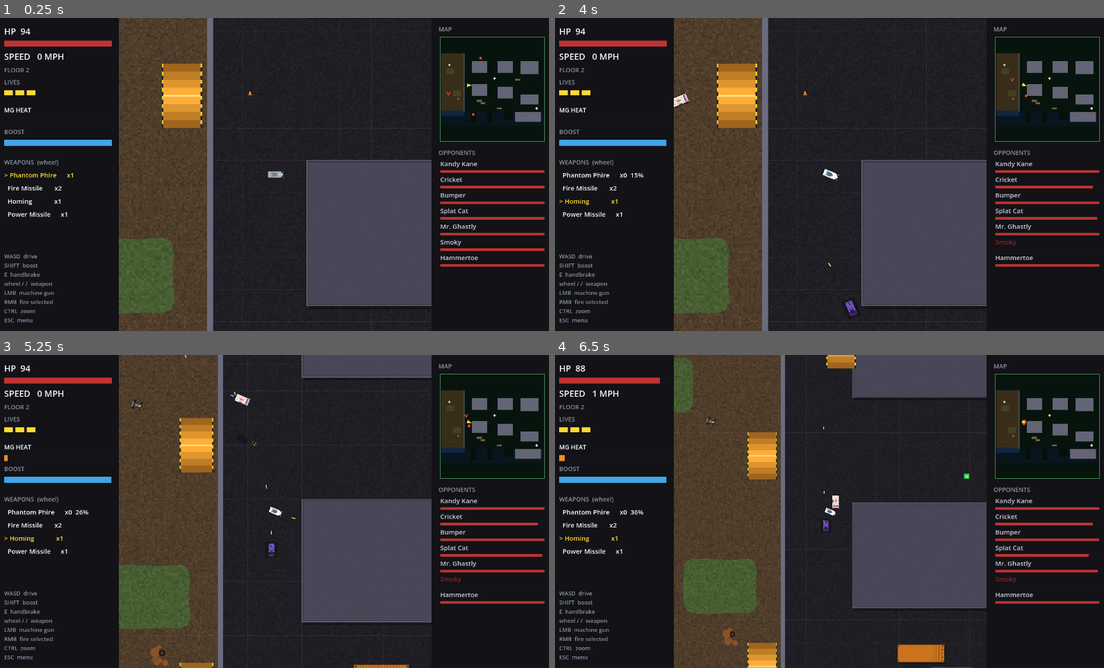
Above: before the commit, frames 1-4 (two rows, left to right).
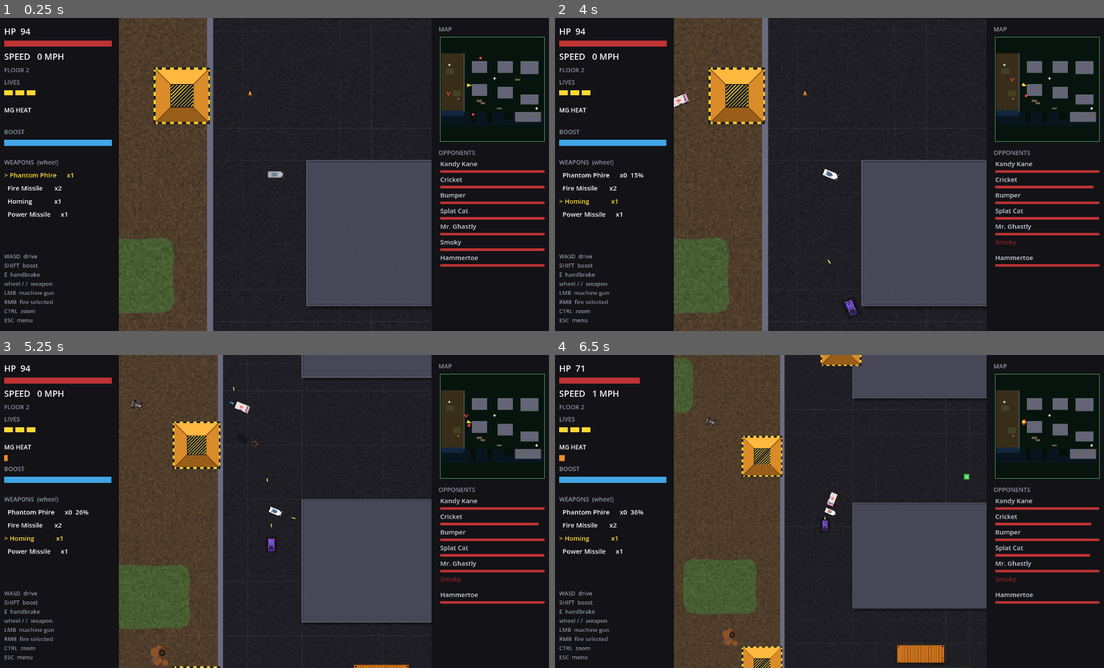
Above: after the commit, the same moments.

Repository: b3p3k0/bentchrome
Game: Godot game, scene res://levels/dock/dock.tscn
Same seed, same stepped clock (60 frames per second), same inputs: the game is played once before the commit and once after it. This scene is started directly instead of the project's main scene.
Inputs (mouse positions are in pixels of both pictures, inside the frame that each line leads up to):
- Up to frame 1 (0.25 s): no input
- Up to frame 2 (4 s): tap Enter (select_confirm) at 0.5 s; move the mouse to (950, 158) at 0.52 s; hold D (move_right) 0.53-1.25 s; tap Shift (boost) at 0.6 s; click (950, 158) at 0.67 s; tap Space at 0.77, 3.77 s; drag from (719, 190) to (620, 130) at 1.27 s; move the mouse to (884, 105) at 2.02 s; hold D (move_right) 2.03-2.75 s; right-click (884, 105) at 2.1 s; drag from (802, 237) to (681, 274) at 2.77 s; move the mouse to (999, 221) at 3.52 s; hold A (move_left) from 3.53 s (still down); tap / (weapon_next) at 3.6 s
- Up to frame 3 (5.25 s): release A (move_left) at 4.25 s; drag from (109, 464) to (406, 570) at 4.27 s; move the mouse to (301, 511) at 5.02 s; hold E (handbrake) from 5.03 s (still down); tap Ctrl (zoom_toggle) at 5.1 s; click (301, 511) at 5.17 s
- Up to frame 4 (6.5 s): release E (handbrake) at 5.75 s; drag from (747, 433) to (675, 549) at 5.77 s

The runs differ from the first frame. In frame 1, 1.9% of the frame differs, in the area x 27-39%, y 14-36%; in frame 2, 1.9%; in frame 3, 1.7%; in frame 4, 2.8%, in the area x 3-100%, y 0-100%.

Commit message:
Card 1: ramps stop pointing — every launcher becomes a caution pyramid
Ramps always fired from any direction; now they look it. ramp.gd repaints as
a truncated four-sided pyramid: sunlit north face, shaded south, trapezoid
seams, a hazard-striped border around the FULL perimeter, and the plateau
wears diagonal black/yellow caution paint (Kevin's call — a bright flat top
reads parkable, caution paint reads launcher). All 14 authored ramps across
six levels square up to 224x224; launch mechanics untouched.

Co-Authored-By: Claude Fable 5 <noreply@anthropic.com>

Diff:
--- a/environment/ramp.gd
+++ b/environment/ramp.gd
@@ -2,18 +2,23 @@
 extends Area2D
 ## Launches a vehicle that drives over it into the air (fake depth).
 ## Paint: reads size from the Col rect (building_deco pattern), hides the flat
-## orange Vis, and draws a crowned launcher — gradient bands rising to a bright
-## center ridge with hazard-striped rails. Ramps launch in whatever direction
-## you're moving, so the paint is symmetric along the long axis.
+## orange Vis, and draws a truncated 4-sided pyramid — trapezoid faces rising
+## to a caution-striped plateau, hazard-striped border around the FULL
+## perimeter. Ramps launch in whatever direction you're moving, so the paint
+## is deliberately omnidirectional (authored square); the striped top reads
+## "launcher marker", not a parkable platform.
 
-const BAND_DARK := Color(0.5, 0.3, 0.08)
-const BAND_BRIGHT := Color(1.0, 0.68, 0.22)
-const RIDGE := Color(1.0, 0.92, 0.55)
+const FACE_LIT := Color(1.0, 0.72, 0.25)   # north face — sun from the top
+const FACE_MID := Color(0.85, 0.55, 0.16)  # east/west faces
+const FACE_DARK := Color(0.6, 0.37, 0.1)   # south face
+const SEAM := Color(0.34, 0.2, 0.06)
 const STRIPE_DARK := Color(0.12, 0.12, 0.14)
 const STRIPE_YELLOW := Color(0.95, 0.8, 0.2)
-const BANDS := 4          # gradient steps from each end to the ridge
-const RAIL_W := 6.0       # hazard rail thickness
-const STRIPE_LEN := 16.0
+const RAIL_W := 8.0        # hazard border thickness
+const STRIPE_LEN := 16.0   # border stripe cadence
+const TOP_FRAC := 0.4      # plateau size as a fraction of the footprint
+const TOP_STRIPE_W := 7.0  # caution band width on the plateau
+const TOP_STRIPE_GAP := 14.0
 
 var _size := Vector2.ZERO
 
@@ -35,35 +40,53 @@
 	if _size == Vector2.ZERO:
 		return
 	var half := _size * 0.5
-	var tall := _size.y >= _size.x  # long axis = travel axis
-	var long_half := half.y if tall else half.x
-	# Gradient bands from both ends up to the bright center ridge.
-	for i in BANDS:
-		var t0 := float(i) / BANDS
-		var t1 := float(i + 1) / BANDS
-		var shade := BAND_DARK.lerp(BAND_BRIGHT, t1)
-		var a := long_half * (1.0 - t0)
-		var b := long_half * (1.0 - t1)
-		if tall:
-			draw_rect(Rect2(-half.x, b, _size.x, a - b), shade)
-			draw_rect(Rect2(-half.x, -a, _size.x, a - b), shade)
-		else:
-			draw_rect(Rect2(b, -half.y, a - b, _size.y), shade)
-			draw_rect(Rect2(-a, -half.y, a - b, _size.y), shade)
-	# Center ridge — the lip you leave the ground from.
-	if tall:
-		draw_rect(Rect2(-half.x, -3, _size.x, 6), RIDGE)
-	else:
-		draw_rect(Rect2(-3, -half.y, 6, _size.y), RIDGE)
-	# Hazard rails along the travel edges.
-	var stripes := int((long_half * 2.0) / STRIPE_LEN)
-	for i in stripes:
-		var c := STRIPE_YELLOW if i % 2 == 0 else STRIPE_DARK
-		var s := -long_half + i * STRIPE_LEN
-		var e := minf(s + STRIPE_LEN, long_half)
-		if tall:
-			draw_rect(Rect2(-half.x, s, RAIL_W, e - s), c)
-			draw_rect(Rect2(half.x - RAIL_W, s, RAIL_W, e - s), c)
-		else:
-			draw_rect(Rect2(s, -half.y, e - s, RAIL_W), c)
-			draw_rect(Rect2(s, half.y - RAIL_W, e - s, RAIL_W), c)
+	var inner := half - Vector2(RAIL_W, RAIL_W)
+	var top := half * TOP_FRAC
+	# Four trapezoid faces from the border to the plateau (N E S W).
+	var o := [Vector2(-inner.x, -inner.y), Vector2(inner.x, -inner.y),
+		Vector2(inner.x, inner.y), Vector2(-inner.x, inner.y)]
+	var t := [Vector2(-top.x, -top.y), Vector2(top.x, -top.y),
+		Vector2(top.x, top.y), Vector2(-top.x, top.y)]
+	var face := [FACE_LIT, FACE_MID, FACE_DARK, FACE_MID]
+	for i in 4:
+		var j := (i + 1) % 4
+		draw_colored_polygon(PackedVector2Array([o[i], o[j], t[j], t[i]]), face[i])
+	for i in 4:  # pyramid corner seams
+		draw_line(o[i], t[i], SEAM, 2.0)
+	_draw_caution_top(top)
+	_draw_border(half)
+
+## Plateau: yellow base + 45° black bands, clipped to the rect by walking the
+## family of lines x + y = c and clamping each to the plateau bounds.
+func _draw_caution_top(top: Vector2) -> void:
+	draw_rect(Rect2(-top, top * 2.0), STRIPE_YELLOW)
+	var reach := top.x + top.y
+	var c := -reach + TOP_STRIPE_GAP * 0.5
+	while c < reach:
+		var x0 := maxf(-top.x, c - top.y)
+		var x1 := minf(top.x, c + top.y)
+		if x1 > x0:
+			draw_line(Vector2(x0, c - x0), Vector2(x1, c - x1), STRIPE_DARK, TOP_STRIPE_W)
+		c += TOP_STRIPE_GAP
+	draw_rect(Rect2(-top, top * 2.0), STRIPE_DARK, false, 2.0)
+
+## Hazard border: alternating stripes around all four edges, dark corners.
+func _draw_border(half: Vector2) -> void:
+	for horiz in [true, false]:
+		var run := (half.x if horiz else half.y) * 2.0
+		var stripes := int(run / STRIPE_LEN)
+		for i in stripes:
+			var c := STRIPE_YELLOW if i % 2 == 0 else STRIPE_DARK
+			var s := -(run * 0.5) + i * STRIPE_LEN
+			var e := minf(s + STRIPE_LEN, run * 0.5)
+			if horiz:
+				draw_rect(Rect2(s, -half.y, e - s, RAIL_W), c)
+				draw_rect(Rect2(s, half.y - RAIL_W, e - s, RAIL_W), c)
+			else:
+				draw_rect(Rect2(-half.x, s, RAIL_W, e - s), c)
+				draw_rect(Rect2(half.x - RAIL_W, s, RAIL_W, e - s), c)
+	for corner in [Vector2(-1, -1), Vector2(1, -1), Vector2(1, 1), Vector2(-1, 1)]:
+		var at: Vector2 = corner * half
+		var pos := Vector2(at.x - (RAIL_W if corner.x > 0.0 else 0.0),
+			at.y - (RAIL_W if corner.y > 0.0 else 0.0))
+		draw_rect(Rect2(pos, Vector2(RAIL_W, RAIL_W)), STRIPE_DARK)
--- a/levels/arena/arena.tscn
+++ b/levels/arena/arena.tscn
@@ -99,7 +99,7 @@
 size = Vector2(1152, 128)
 
 [sub_resource type="RectangleShape2D" id="RectangleShape2D_ramp"]
-size = Vector2(160, 256)
+size = Vector2(224, 224)
 
 [node name="Arena" type="Node2D"]
 script = ExtResource("1_arena")
@@ -202,7 +202,7 @@
 
 [node name="Vis" type="Polygon2D" parent="Ramp"]
 color = Color(0.9, 0.55, 0.15, 0.85)
-polygon = PackedVector2Array(-80, -128, 80, -128, 80, 128, -80, 128)
+polygon = PackedVector2Array(-112, -112, 112, -112, 112, 112, -112, 112)
 
 [node name="Col" type="CollisionShape2D" parent="Ramp"]
 shape = SubResource("RectangleShape2D_ramp")
--- a/levels/depot/depot.tscn
+++ b/levels/depot/depot.tscn
@@ -45,7 +45,7 @@
 size = Vector2(512, 128)
 
 [sub_resource type="RectangleShape2D" id="RectangleShape2D_ramp"]
-size = Vector2(160, 256)
+size = Vector2(224, 224)
 
 [node name="Depot" type="Node2D"]
 script = ExtResource("1_lvl")
@@ -96,7 +96,7 @@
 
 [node name="Vis" type="Polygon2D" parent="Ramp"]
 color = Color(0.9, 0.55, 0.15, 0.85)
-polygon = PackedVector2Array(-80, -128, 80, -128, 80, 128, -80, 128)
+polygon = PackedVector2Array(-112, -112, 112, -112, 112, 112, -112, 112)
 
 [node name="Col" type="CollisionShape2D" parent="Ramp"]
 shape = SubResource("RectangleShape2D_ramp")
--- a/levels/dock/dock.tscn
+++ b/levels/dock/dock.tscn
@@ -88,10 +88,10 @@
 size = Vector2(1312, 512)
 
 [sub_resource type="RectangleShape2D" id="R_ramp_h"]
-size = Vector2(256, 160)
+size = Vector2(224, 224)
 
 [sub_resource type="RectangleShape2D" id="R_ramp_v"]
-size = Vector2(160, 256)
+size = Vector2(224, 224)
 
 [node name="Dock" type="Node2D"]
 script = ExtResource("1_lvl")
@@ -436,7 +436,7 @@
 
 [node name="Vis" type="Polygon2D" parent="RampLowN"]
 color = Color(0.9, 0.55, 0.15, 0.85)
-polygon = PackedVector2Array(-80, -128, 80, -128, 80, 128, -80, 128)
+polygon = PackedVector2Array(-112, -112, 112, -112, 112, 112, -112, 112)
 
 [node name="Col" type="CollisionShape2D" parent="RampLowN"]
 shape = SubResource("R_ramp_v")
@@ -449,7 +449,7 @@
 
 [node name="Vis" type="Polygon2D" parent="RampLowS"]
 color = Color(0.9, 0.55, 0.15, 0.85)
-polygon = PackedVector2Array(-80, -128, 80, -128, 80, 128, -80, 128)
+polygon = PackedVector2Array(-112, -112, 112, -112, 112, 112, -112, 112)
 
 [node name="Col" type="CollisionShape2D" parent="RampLowS"]
 shape = SubResource("R_ramp_v")
@@ -462,7 +462,7 @@
 
 [node name="Vis" type="Polygon2D" parent="RampW1"]
 color = Color(0.9, 0.55, 0.15, 0.85)
-polygon = PackedVector2Array(-80, -128, 80, -128, 80, 128, -80, 128)
+polygon = PackedVector2Array(-112, -112, 112, -112, 112, 112, -112, 112)
 
 [node name="Col" type="CollisionShape2D" parent="RampW1"]
 shape = SubResource("R_ramp_v")
@@ -475,7 +475,7 @@
 
 [node name="Vis" type="Polygon2D" parent="RampW2"]
 color = Color(0.9, 0.55, 0.15, 0.85)
-polygon = PackedVector2Array(-128, -80, 128, -80, 128, 80, -128, 80)
+polygon = PackedVector2Array(-112, -112, 112, -112, 112, 112, -112, 112)
 
 [node name="Col" type="CollisionShape2D" parent="RampW2"]
 shape = SubResource("R_ramp_h")
@@ -488,7 +488,7 @@
 
 [node name="Vis" type="Polygon2D" parent="RampW3"]
 color = Color(0.9, 0.55, 0.15, 0.85)
-polygon = PackedVector2Array(-128, -80, 128, -80, 128, 80, -128, 80)
+polygon = PackedVector2Array(-112, -112, 112, -112, 112, 112, -112, 112)
 
 [node name="Col" type="CollisionShape2D" parent="RampW3"]
 shape = SubResource("R_ramp_h")
@@ -501,7 +501,7 @@
 
 [node name="Vis" type="Polygon2D" parent="RampW5"]
 color = Color(0.9, 0.55, 0.15, 0.85)
-polygon = PackedVector2Array(-80, -128, 80, -128, 80, 128, -80, 128)
+polygon = PackedVector2Array(-112, -112, 112, -112, 112, 112, -112, 112)
 
 [node name="Col" type="CollisionShape2D" parent="RampW5"]
 shape = SubResource("R_ramp_v")
@@ -514,7 +514,7 @@
 
 [node name="Vis" type="Polygon2D" parent="RampW6"]
 color = Color(0.9, 0.55, 0.15, 0.85)
-polygon = PackedVector2Array(-80, -128, 80, -128, 80, 128, -80, 128)
+polygon = PackedVector2Array(-112, -112, 112, -112, 112, 112, -112, 112)
 
 [node name="Col" type="CollisionShape2D" parent="RampW6"]
 shape = SubResource("R_ramp_v")
@@ -527,7 +527,7 @@
 
 [node name="Vis" type="Polygon2D" parent="RampShip"]
 color = Color(0.9, 0.55, 0.15, 0.85)
-polygon = PackedVector2Array(-80, -128, 80, -128, 80, 128, -80, 128)
+polygon = PackedVector2Array(-112, -112, 112, -112, 112, 112, -112, 112)
 
 [node name="Col" type="CollisionShape2D" parent="RampShip"]
 shape = SubResource("R_ramp_v")
--- a/levels/freeway/freeway.tscn
+++ b/levels/freeway/freeway.tscn
@@ -77,7 +77,7 @@
 size = Vector2(128, 256)
 
 [sub_resource type="RectangleShape2D" id="RectangleShape2D_ramp"]
-size = Vector2(256, 160)
+size = Vector2(224, 224)
 
 [node name="Freeway" type="Node2D"]
 script = ExtResource("1_lvl")
@@ -245,7 +245,7 @@
 
 [node name="Vis" type="Polygon2D" parent="RampW"]
 color = Color(0.9, 0.55, 0.15, 0.85)
-polygon = PackedVector2Array(-128, -80, 128, -80, 128, 80, -128, 80)
+polygon = PackedVector2Array(-112, -112, 112, -112, 112, 112, -112, 112)
 
 [node name="Col" type="CollisionShape2D" parent="RampW"]
 shape = SubResource("RectangleShape2D_ramp")
@@ -258,7 +258,7 @@
 
 [node name="Vis" type="Polygon2D" parent="RampE"]
 color = Color(0.9, 0.55, 0.15, 0.85)
-polygon = PackedVector2Array(-128, -80, 128, -80, 128, 80, -128, 80)
+polygon = PackedVector2Array(-112, -112, 112, -112, 112, 112, -112, 112)
 
 [node name="Col" type="CollisionShape2D" parent="RampE"]
 shape = SubResource("RectangleShape2D_ramp")
--- a/levels/snowy/snowy.tscn
+++ b/levels/snowy/snowy.tscn
@@ -69,7 +69,7 @@
 size = Vector2(128, 128)
 
 [sub_resource type="RectangleShape2D" id="RectangleShape2D_ramp"]
-size = Vector2(160, 256)
+size = Vector2(224, 224)
 
 [node name="Snowy" type="Node2D"]
 script = ExtResource("1_lvl")
@@ -298,7 +298,7 @@
 
 [node name="Vis" type="Polygon2D" parent="Ramp"]
 color = Color(0.9, 0.55, 0.15, 0.85)
-polygon = PackedVector2Array(-80, -128, 80, -128, 80, 128, -80, 128)
+polygon = PackedVector2Array(-112, -112, 112, -112, 112, 112, -112, 112)
 
 [node name="Col" type="CollisionShape2D" parent="Ramp"]
 shape = SubResource("RectangleShape2D_ramp")
--- a/levels/suburbs/suburbs.tscn
+++ b/levels/suburbs/suburbs.tscn
@@ -72,7 +72,7 @@
 size = Vector2(384, 256)
 
 [sub_resource type="RectangleShape2D" id="RectangleShape2D_ramp"]
-size = Vector2(160, 256)
+size = Vector2(224, 224)
 
 [node name="Suburbs" type="Node2D"]
 script = ExtResource("1_lvl")
@@ -422,7 +422,7 @@
 
 [node name="Vis" type="Polygon2D" parent="Ramp"]
 color = Color(0.9, 0.55, 0.15, 0.85)
-polygon = PackedVector2Array(-80, -128, 80, -128, 80, 128, -80, 128)
+polygon = PackedVector2Array(-112, -112, 112, -112, 112, 112, -112, 112)
 
 [node name="Col" type="CollisionShape2D" parent="Ramp"]
 shape = SubResource("RectangleShape2D_ramp")
